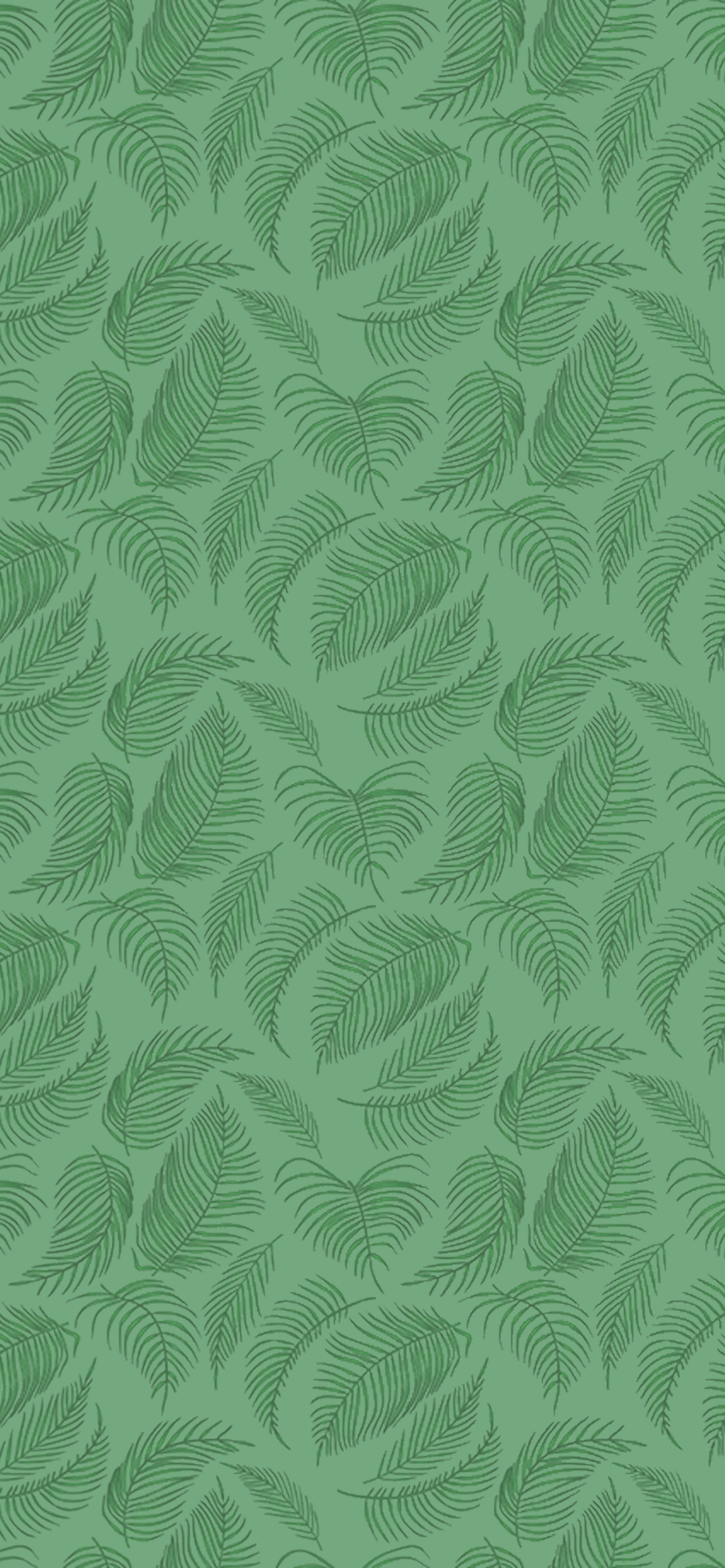
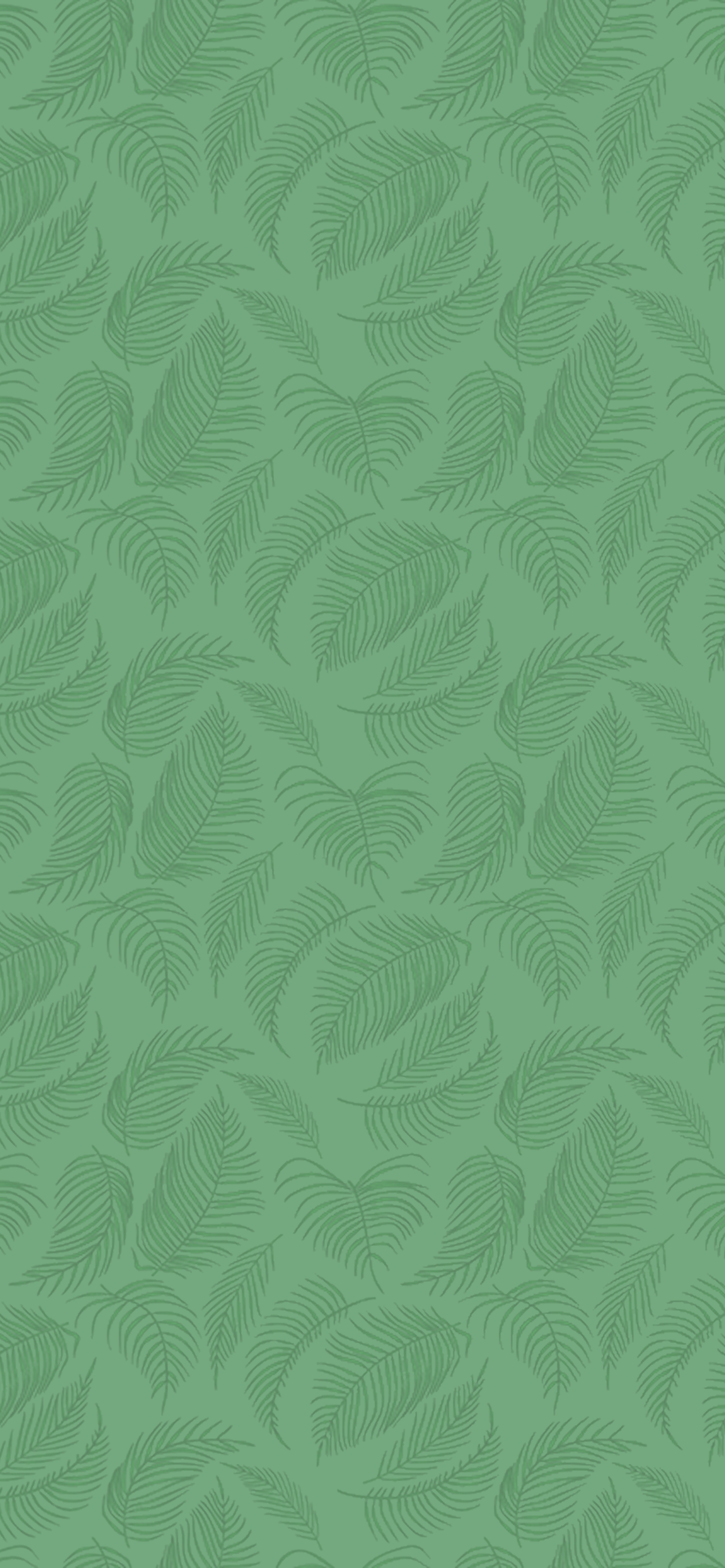
Two versions of the same layered image (725×1568). Layer-by-layer changes:
"Lager 1": opacity 40% → 20% over [0, 0, 725, 1568]
